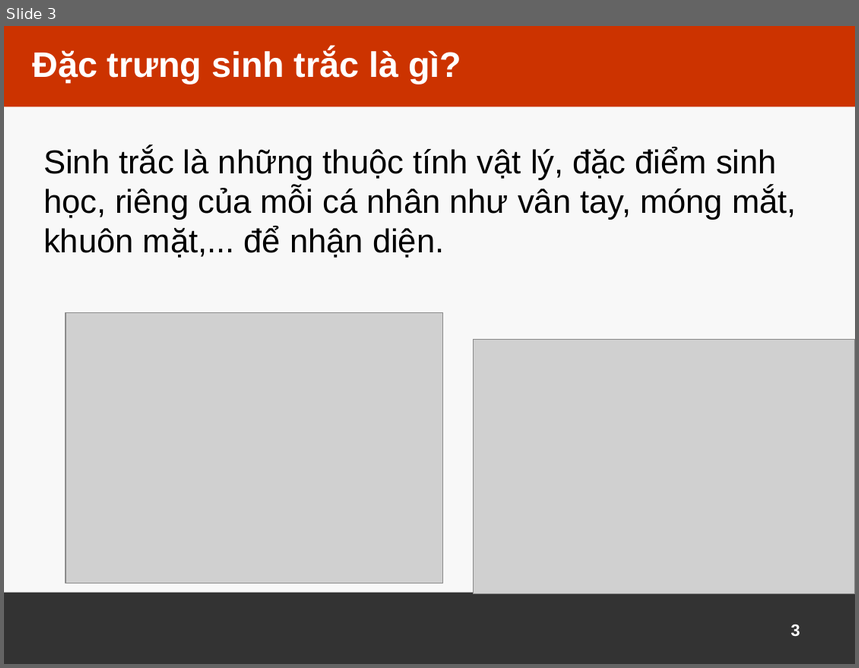
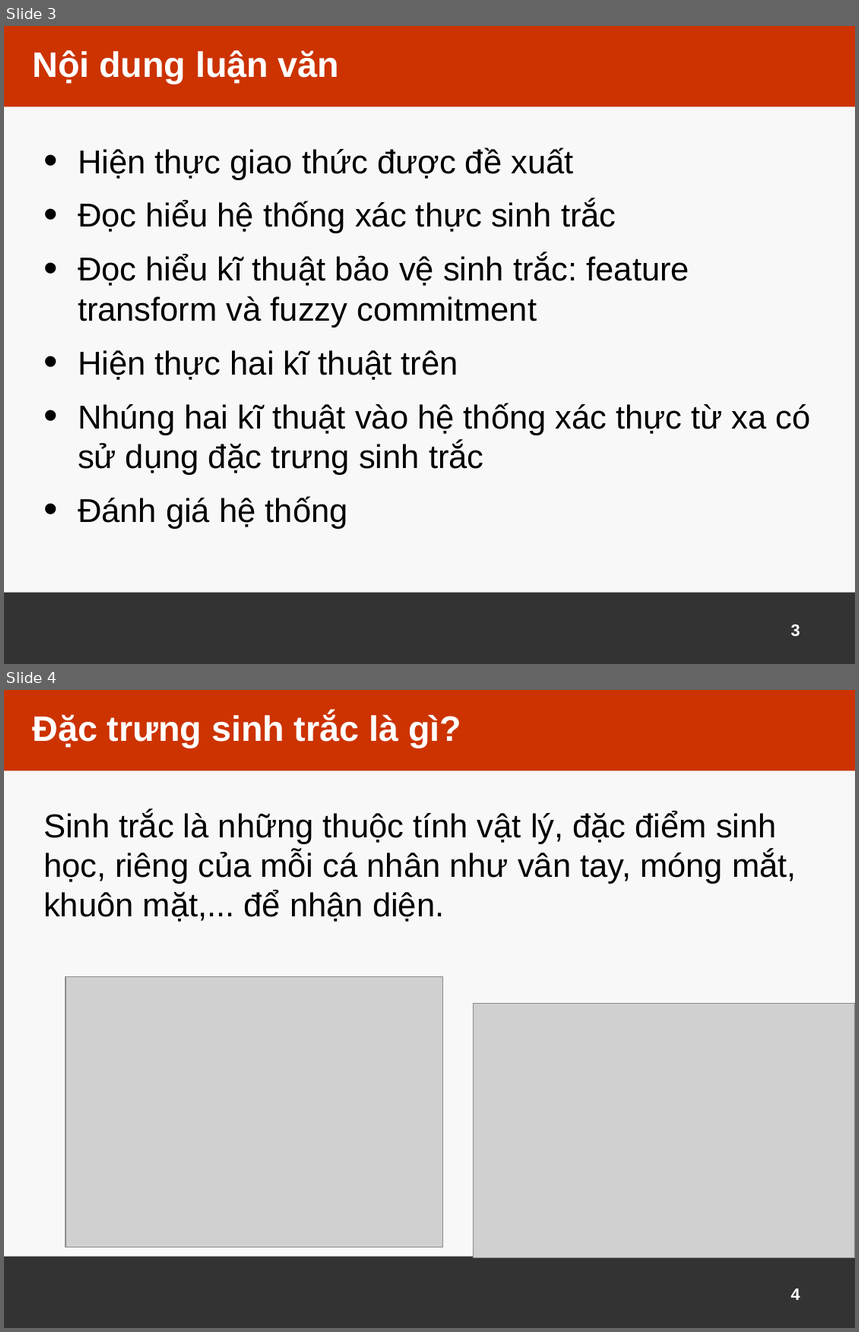
Before and after one commit to xnguyena2/test, a slide deck: Slide.pptx. Shown one above the other, each under a label of ours: slide 3 before the commit, slides 3 and 4 after it. The pictures are 859x668 and 859x1332 pixels, drawn with LibreOffice and Linux fonts; fonts in the diff are those of the drawing; grey boxes stand for pictures; background and template pictures are left out. Boxes give left, top, right and bottom in pixels: in the first picture for what was removed or moved away, otherwise in the second. Text is boxed around its words. In the diff, an @@ line names an element or a change of style, - is before the commit and + after.

```diff
--- a/Slide.pptx
+++ b/Slide.pptx
@@ slide 3 added at [4,26,855,664], background #F8F8F8; not listed: 2 template elements that a slide beside it also shows @@
@@ title added at [32,50,339,84], 30 pt, text #FFFFFF, bold @@
+Nội dung luận văn
@@ text added at [78,148,811,529], 28 pt, text #000000 @@
+• Hiện thực giao thức được đề xuất
+• Đọc hiểu hệ thống xác thực sinh trắc
+• Đọc hiểu kĩ thuật bảo vệ sinh trắc: feature transform và fuzzy commitment
+• Hiện thực hai kĩ thuật trên
+• Nhúng hai kĩ thuật vào hệ thống xác thực từ xa có sử dụng đặc trưng sinh trắc
+• Đánh giá hệ thống
@@ page number added at [791,625,800,637], 14 pt, text #FFFFFF @@
+3
@@ what was slide 3 is now slide 4 @@
@@ page number at [791,1289,800,1300]: text changed @@
-3
+4
```
Also in this commit, not shown: 3 slides changed, 9 other slides added, 2 other files.
